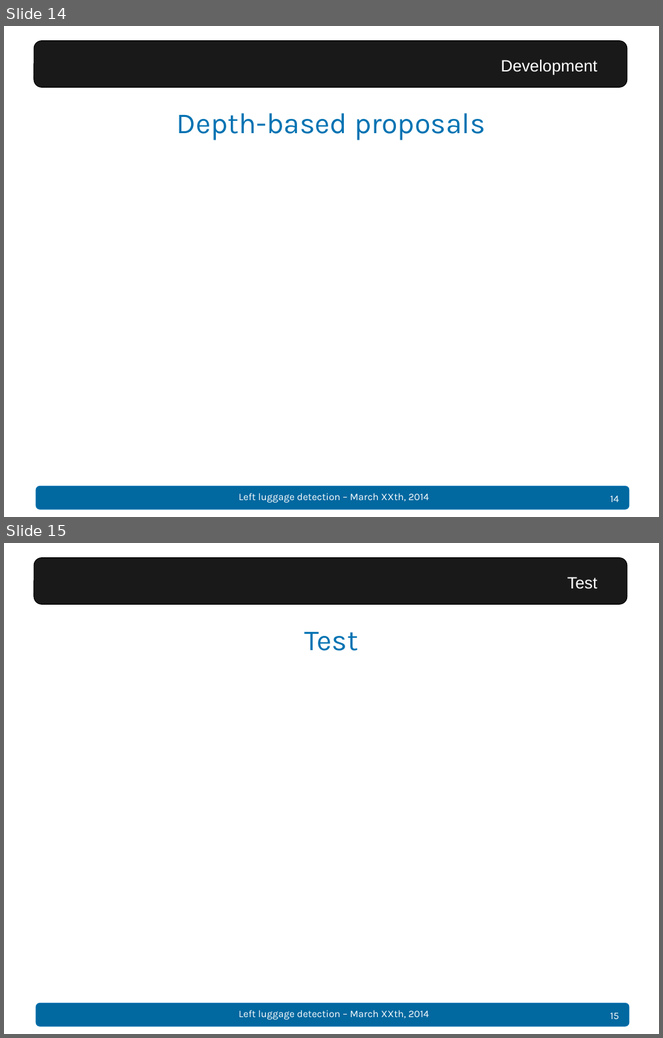
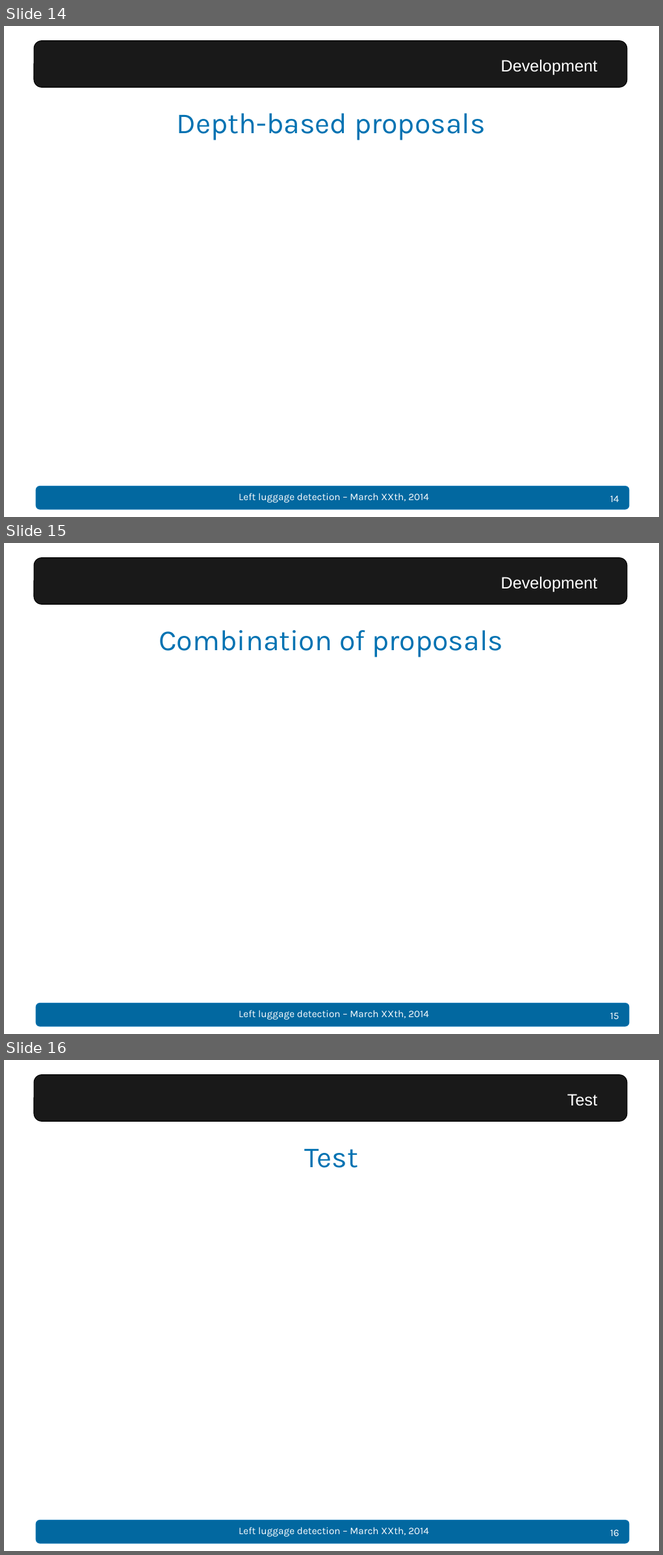
Before and after one commit to Dining-Engineers/left-luggage-detection, a slide deck: docs/Presentation - Left luggage detection.pptx. Shown one above the other, each under a label of ours: slides 14 and 15 before the commit, slides 14, 15 and 16 after it. The pictures are 663x1038 and 663x1555 pixels, drawn with LibreOffice and Linux fonts; fonts in the diff are those of the drawing; grey boxes stand for pictures; background and template pictures are left out. Boxes give left, top, right and bottom in pixels: in the first picture for what was removed or moved away, otherwise in the second. Text is boxed around its words. In the diff, an @@ line names an element or a change of style, - is before the commit and + after.

```diff
--- a/docs/Presentation - Left luggage detection.pptx
+++ b/docs/Presentation - Left luggage detection.pptx
@@ slide 15 added at [4, 543, 659, 1034], background #FFFFFF; not listed: 4 template elements that a slide beside it also shows @@
@@ text added at [501, 576, 597, 592], 18 pt, text #FFFFFF @@
+Development
@@ title added at [159, 630, 503, 657], 32 pt, text #0272B2 @@
+Combination of proposals
@@ what was slide 15 is now slide 16 @@
@@ page number at [610, 1530, 620, 1536]: text changed @@
-15
+16
```
Also in this commit, not shown: 3 slides changed, 1 other slide added.
